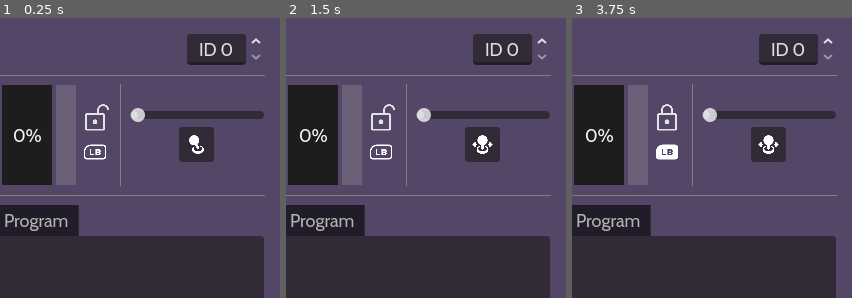
Above: before the commit, frames 1-3 (left to right).
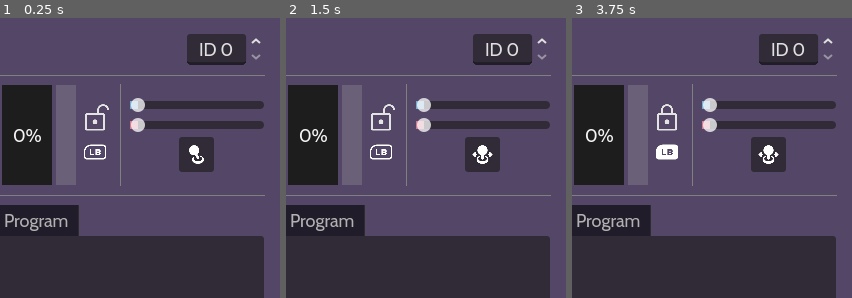
Above: after the commit, the same moments.

Repository: leosefcik/controller-rumble-tool
Game: Godot game, scene res://main.tscn
Same seed, same stepped clock (60 frames per second), same inputs: the game is played once before the commit and once after it.
Inputs (mouse positions are % of the whole screen's width and height, from its top left; square brackets give the same spot before the commit, where the layout moved):
- Up to frame 1 (0.25 s): no input
- Up to frame 2 (1.5 s): click (85, 24) [85, 23] at 0.5 s; click (11, 21) at 1.25 s
- Up to frame 3 (3.75 s): click (18, 21) at 2 s; click (33, 21) at 2.75 s; click (67, 21) at 3.5 s
The pictures show only the part of the screen within x 50-100%, y 0-50%; the shares and areas given below are measured in that part.

The runs differ from the first frame. In frame 1, 5.1% of the frame differs, in the area x 46-95%, y 28-55%; in frame 2, 5.2%; in frame 3, 5.2%.

Commit message:
Separated mouse sliders
Separated the sliders into 2, also adding couple motors functionality with them.

Diff:
--- a/main.gd
+++ b/main.gd
@@ -37,6 +37,9 @@
 var strong_locked := false
 var weak_desired_lock := 0.0
 var strong_desired_lock := 0.0
+
+var weak_slider_in_use := false
+var strong_slider_in_use := false
 
 # These are used to apply a "fix frame" every ~2 seconds
 # Every "fix frame", rumble functions should run a 0.99x multiplier,
@@ -79,9 +82,7 @@
 			right_trigger_mag = Input.get_action_strength("increase_rumble_trigger_right")
 
 		var left_magnitude := maxf(left_joy_mag, left_trigger_mag)
-		left_magnitude = maxf(left_magnitude, %MouseControlSlider.value)
 		var right_magnitude := maxf(right_joy_mag, right_trigger_mag)
-		right_magnitude = maxf(right_magnitude, %MouseControlSlider.value)
 
 		# Mapping the controls
 		if coupled:
@@ -95,6 +96,9 @@
 			weak_desired = right_magnitude
 			strong_desired = left_magnitude
 
+		weak_desired = maxf(weak_desired, %WeakSlider.value)
+		strong_desired = maxf(strong_desired, %StrongSlider.value)
+
 		if incremented:
 			strong_desired = snappedf(strong_desired, 0.1)
 			weak_desired = snappedf(weak_desired, 0.1)
@@ -286,14 +290,35 @@
 
 # Mouse control slider logic
 
-func _on_mouse_control_slider_drag_ended(_value_changed: bool) -> void:
-	if not mouse_sticky_enabled:
-		%MouseControlSlider.value = 0.0
-
 func _on_mouse_sticky_mode_pressed() -> void:
 	mouse_sticky_enabled = !mouse_sticky_enabled
 	if not mouse_sticky_enabled:
 		%MouseStickyMode.icon = MOUSE_SNAP_GLPYH
-		%MouseControlSlider.value = 0.0
+		%WeakSlider.value = 0.0
+		%StrongSlider.value = 0.0
 	else:
 		%MouseStickyMode.icon = MOUSE_STICKY_GLYPH
+
+func _on_weak_slider_drag_started() -> void:
+	weak_slider_in_use = true
+
+func _on_strong_slider_drag_started() -> void:
+	strong_slider_in_use = true
+
+func _on_weak_slider_value_changed(value: float) -> void:
+	if coupled and not strong_slider_in_use:
+		%StrongSlider.value = value
+
+func _on_strong_slider_value_changed(value: float) -> void:
+	if coupled and not weak_slider_in_use:
+		%WeakSlider.value = value
+
+func _on_weak_slider_drag_ended(_value_changed: bool) -> void:
+	weak_slider_in_use = false
+	if not mouse_sticky_enabled:
+		%WeakSlider.value = 0.0
+
+func _on_strong_slider_drag_ended(_value_changed: bool) -> void:
+	strong_slider_in_use = false
+	if not mouse_sticky_enabled:
+		%StrongSlider.value = 0.0
--- a/main.tscn
+++ b/main.tscn
@@ -29,10 +29,16 @@
 bg_color = Color(0.6748146, 0.67481464, 0.6748144, 1)
 
 [sub_resource type="StyleBoxFlat" id="StyleBoxFlat_0xm2m"]
-bg_color = Color(0.8233589, 0.48257828, 0.56837255, 1)
+bg_color = Color(0.8235294, 0.48235294, 0.5686275, 1)
 
 [sub_resource type="StyleBoxFlat" id="StyleBoxFlat_h2yge"]
-bg_color = Color(0.48380002, 0.67991674, 0.82, 1)
+bg_color = Color(0.48235294, 0.6784314, 0.81960785, 1)
+
+[sub_resource type="StyleBoxFlat" id="StyleBoxFlat_getpj"]
+bg_color = Color(0.48235294, 0.6784314, 0.81960785, 1)
+
+[sub_resource type="StyleBoxFlat" id="StyleBoxFlat_ryguw"]
+bg_color = Color(0.8235294, 0.48235294, 0.5686275, 1)
 
 [node name="Main" type="Node"]
 script = ExtResource("1_h2yge")
@@ -312,11 +318,21 @@
 text = "Mouse control"
 horizontal_alignment = 1
 
-[node name="MouseControlSlider" type="HSlider" parent="UI/MainVBox/Gauges/Spacer/VBoxContainer"]
-unique_name_in_owner = true
-layout_mode = 2
-tooltip_text = "Mouse slider for controlling both motors
-(to control individual ones, use the lock function)"
+[node name="WeakSlider" type="HSlider" parent="UI/MainVBox/Gauges/Spacer/VBoxContainer"]
+unique_name_in_owner = true
+layout_mode = 2
+tooltip_text = "Mouse slider for controlling the weak motor"
+theme_override_styles/grabber_area = SubResource("StyleBoxFlat_getpj")
+theme_override_styles/grabber_area_highlight = SubResource("StyleBoxFlat_getpj")
+max_value = 1.0
+step = 0.01
+
+[node name="StrongSlider" type="HSlider" parent="UI/MainVBox/Gauges/Spacer/VBoxContainer"]
+unique_name_in_owner = true
+layout_mode = 2
+tooltip_text = "Mouse slider for controlling the strong motor"
+theme_override_styles/grabber_area = SubResource("StyleBoxFlat_ryguw")
+theme_override_styles/grabber_area_highlight = SubResource("StyleBoxFlat_ryguw")
 max_value = 1.0
 step = 0.01
 
@@ -429,6 +445,10 @@
 grow_vertical = 2
 alignment = 2
 
+[node name="Label" type="Label" parent="UI/MainVBox/ModeTabs/Program/VBoxContainer"]
+layout_mode = 2
+text = "wip"
+
 [node name="HSeparator" type="HSeparator" parent="UI/MainVBox/ModeTabs/Program/VBoxContainer"]
 layout_mode = 2
 
@@ -639,6 +659,11 @@
 
 [node name="MultiplierBox" type="SpinBox" parent="UI/MainVBox/Settings/HBoxContainer3/VBoxContainer2/MultiplierNode"]
 layout_mode = 2
+tooltip_text = "Set a multiplier for the final rumble intensity,
+effectively capping the max. Some controllers
+on Linux have a problem with cutting-off rumble
+above a specific threshold, use this to mitigate
+this issue (usually around the 0.75 - 0.8 range)"
 focus_behavior_recursive = 2
 max_value = 1.0
 step = 0.001
@@ -749,7 +774,12 @@
 [connection signal="pressed" from="UI/MainVBox/Gauges/LeftOfGauge/HBoxContainer/JoystickToggle" to="." method="_on_joystick_toggle_pressed"]
 [connection signal="pressed" from="UI/MainVBox/Gauges/StrongLockButton" to="." method="_on_strong_lock_button_pressed"]
 [connection signal="pressed" from="UI/MainVBox/Gauges/WeakLockButton" to="." method="_on_weak_lock_button_pressed"]
-[connection signal="drag_ended" from="UI/MainVBox/Gauges/Spacer/VBoxContainer/MouseControlSlider" to="." method="_on_mouse_control_slider_drag_ended"]
+[connection signal="drag_ended" from="UI/MainVBox/Gauges/Spacer/VBoxContainer/WeakSlider" to="." method="_on_weak_slider_drag_ended"]
+[connection signal="drag_started" from="UI/MainVBox/Gauges/Spacer/VBoxContainer/WeakSlider" to="." method="_on_weak_slider_drag_started"]
+[connection signal="value_changed" from="UI/MainVBox/Gauges/Spacer/VBoxContainer/WeakSlider" to="." method="_on_weak_slider_value_changed"]
+[connection signal="drag_ended" from="UI/MainVBox/Gauges/Spacer/VBoxContainer/StrongSlider" to="." method="_on_strong_slider_drag_ended"]
+[connection signal="drag_started" from="UI/MainVBox/Gauges/Spacer/VBoxContainer/StrongSlider" to="." method="_on_strong_slider_drag_started"]
+[connection signal="value_changed" from="UI/MainVBox/Gauges/Spacer/VBoxContainer/StrongSlider" to="." method="_on_strong_slider_value_changed"]
 [connection signal="pressed" from="UI/MainVBox/Gauges/Spacer/VBoxContainer/MouseStickyMode" to="." method="_on_mouse_sticky_mode_pressed"]
 [connection signal="tab_changed" from="UI/MainVBox/ModeTabs" to="." method="_on_mode_tabs_tab_changed"]
 [connection signal="toggled" from="UI/MainVBox/Settings/HBoxContainer3/VBoxContainer/HBoxContainer/FlipControls" to="." method="_on_flip_controls_toggled"]
Not shown: 1 places in main.tscn that only renumber resources
